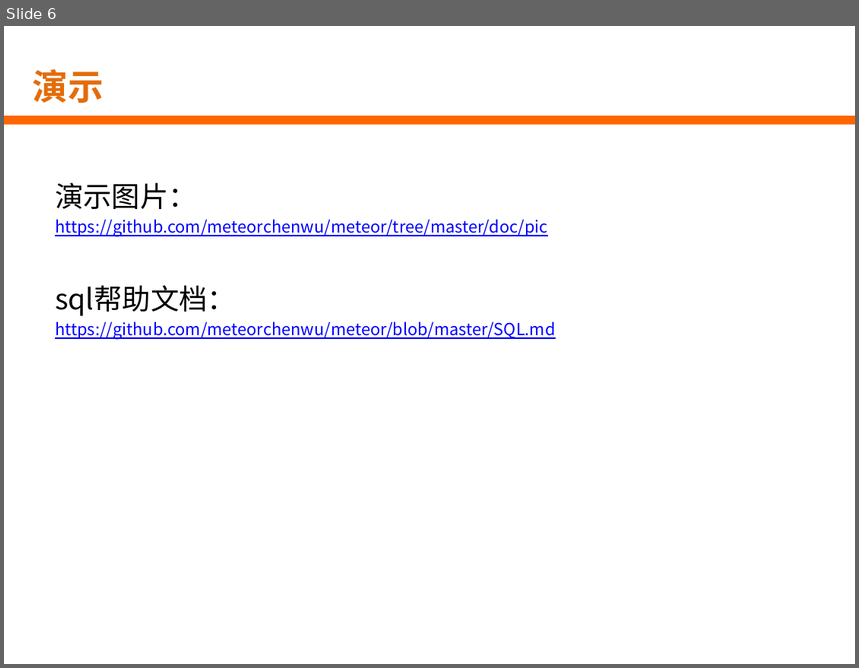
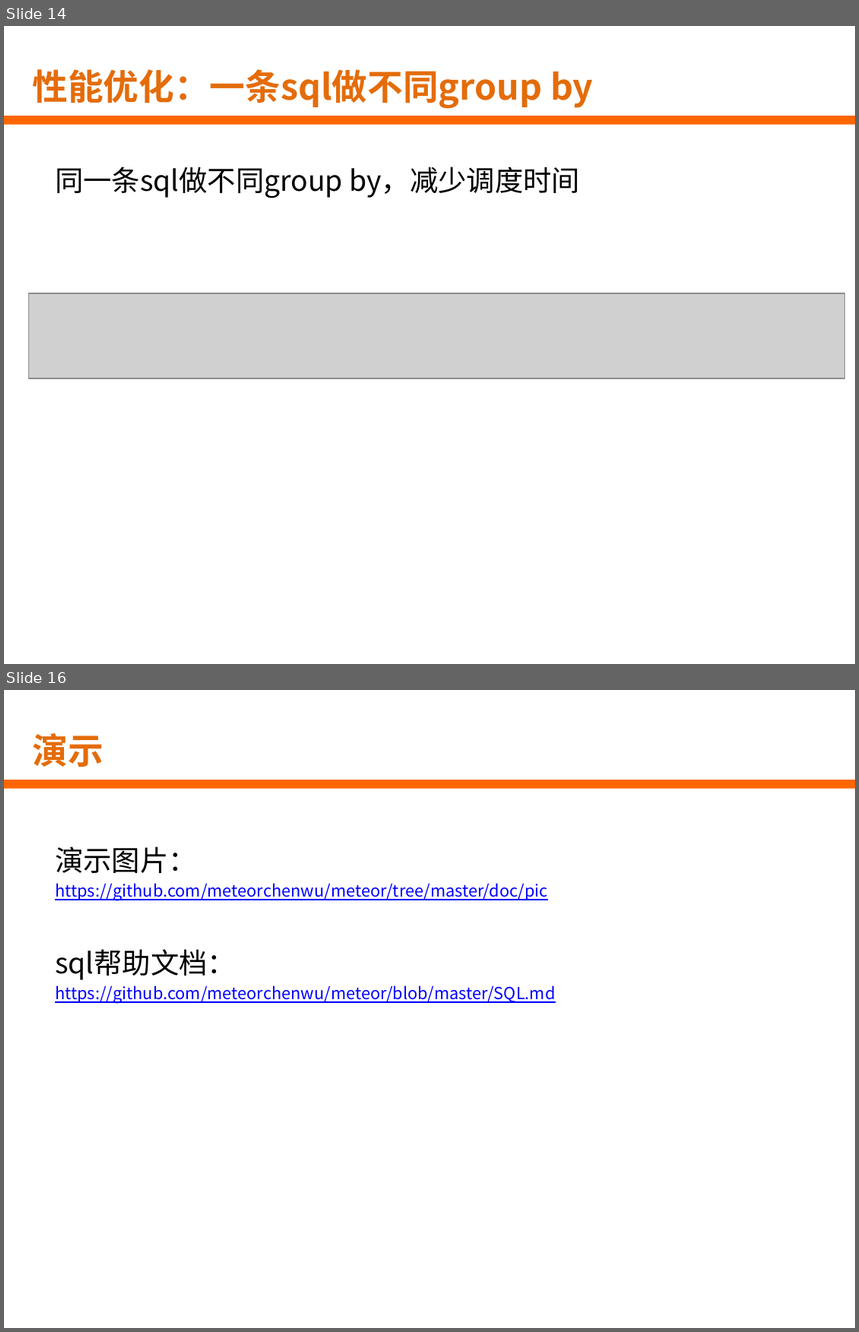
Before and after one commit to HNJame/meteor, a slide deck: doc/ppt/流星实时开发平台介绍.pptx. Shown one above the other, each under a label of ours: slide 6 before the commit, slides 14 and 16 after it; the slides between them are not shown. The pictures are 859x668 and 859x1332 pixels, drawn with LibreOffice and Linux fonts; fonts in the diff are those of the drawing; grey boxes stand for pictures; background and template pictures are left out. Boxes give left, top, right and bottom in pixels: in the first picture for what was removed or moved away, otherwise in the second. Text is boxed around its words. In the diff, an @@ line names an element or a change of style, - is before the commit and + after.

```diff
--- a/doc/ppt/流星实时开发平台介绍.pptx
+++ b/doc/ppt/流星实时开发平台介绍.pptx
@@ slide 14 added at (x1=4, y1=26, x2=855, y2=664), background picture (left out); not listed: 1 template element that a slide beside it also shows @@
@@ title added at (x1=32, y1=69, x2=593, y2=109), 30 pt, text #E46C0A, bold @@
+性能优化：一条sql做不同group by
@@ text added at (x1=55, y1=167, x2=580, y2=199), 24 pt, text #000000 @@
+同一条sql做不同group by，减少调度时间
@@ picture added at (x1=28, y1=294, x2=845, y2=379) @@
@@ what was slide 6 is now slide 16 @@
```
Also in this commit, not shown: 4 slides changed, 10 other slides added, 1 slide removed, 1 other file.
